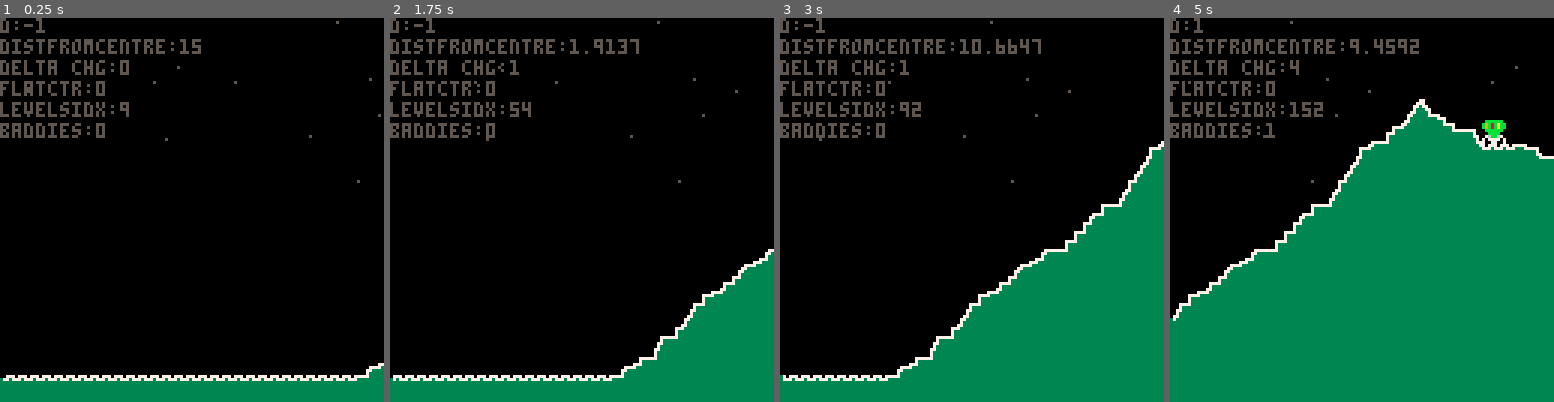
Above: before the commit, frames 1-4 (left to right).
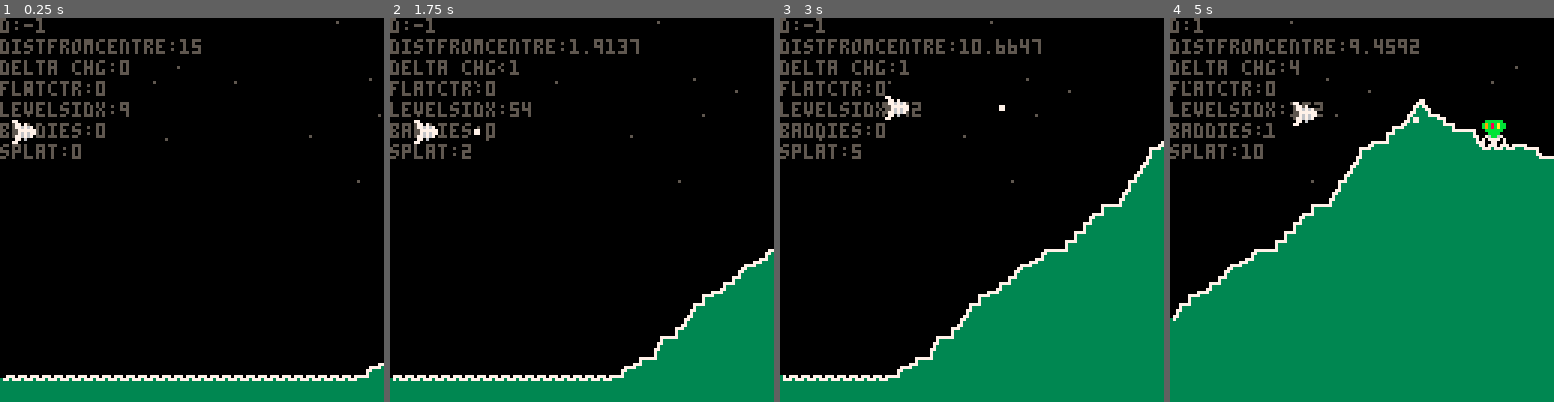
Above: after the commit, the same moments.

Repository: alexhunsley/pico-raider
Game: PICO-8 cartridge raider.p8
Same seed, same stepped clock (60 frames per second), same inputs: the game is played once before the commit and once after it.
Inputs:
- Up to frame 1 (0.25 s): no input
- Up to frame 2 (1.75 s): tap O (Z key) at 0.7, 1.7 s; hold Right from 1.6 s (still down)
- Up to frame 3 (3 s): release Right at 2.1 s; tap O (Z key) at 2.1, 2.5, 2.9 s; hold Up 2.15-2.42 s; hold Right from 2.47 s (still down)
- Up to frame 4 (5 s): release Right at 3.03 s; hold Left 3.08-3.58 s; tap O (Z key) every 0.4 s from 3.3 to 4.9 s; hold Down 3.63-3.97 s; hold Right 4.02-4.68 s; hold Up from 4.73 s (still down)

The runs differ from the first frame. In frame 1, 0.6% of the frame differs, in the area x 0-22%, y 26-37%; in frame 2, 0.6%; in frame 3, 0.6%; in frame 4, 0.7%, in the area x 0-65%, y 21-37%.

Commit message:
Add player ship, movement and firing of same

Diff:
--- a/raider.p8
+++ b/raider.p8
@@ -3,7 +3,17 @@
 __lua__
 baddies={}
 stars={}
+bullets={}
 numstars=10
+
+bulletfiredown=0
+bulletsmax=4
+splat=0
+
+playermaxx=80
+playerminx=4
+playermaxy=100
+playerminy=4
 
 level=120
 flatmode=1
@@ -57,8 +67,18 @@
  end
 end
 
+function initplayer()
+ player={}
+ player.x=playerminx
+ player.y=playerminy+30
+ player.xspeed=1
+ player.yspeed=1
+ player.spr=16
+end
+
 function _init()
  srand(314)
+ initplayer()
  createstars()
  for i=1,128 do
   if i%4 > 1 then
@@ -135,8 +155,57 @@
  end
 end
 
+function createnewbullet()
+ splat+=1
+ bullet={}
+ bullet.x=player.x+10
+ bullet.y=player.y+3
+ bullet.dx=10
+ bullet.dy=0
+ add(bullets,bullet)
+end
+
+function dofire(buttonid)
+ if count(bullets)>=bulletsmax then return end
+ createnewbullet()
+end
+
+function updateplayer()
+	if (btn(1) and
+	 player.x<playermaxx) then
+	  player.x=player.x+player.xspeed end
+ if (btn(0) and
+  player.x>playerminx) then
+   player.x=player.x-player.xspeed end
+	if (btn(3) and
+	 player.y<playermaxy) then
+	  player.y=player.y+player.yspeed end
+	if (btn(2) and
+	 player.y>playerminy) then
+	  player.y=player.y-player.yspeed end
+ if (btn(4)) then
+  if bulletfiredown==0 then
+   dofire(4)
+   bulletfiredown=1
+  end
+ else
+  bulletfiredown=0
+ end
+
+end
+
+function updatebullet(b)
+ b.x+=b.dx
+ b.y+=b.dy
+ if b.x>=128 then
+  del(bullets,b)
+ end
+end
+
 function _update()
 -- fr=(fr+1)%128
+ updateplayer()
+ foreach(bullets,updatebullet)
  levelsidx+=1
  updatelevel()
  foreach(stars,updatestar)
@@ -164,16 +233,30 @@
  pset(s.x,s.y,5)
 end
 
-function _draw()
- cls()
- foreach(stars,drawstar)
--- spr(1,1,80)
+function prdebug()
  print("d:"..leveldelta,0,0)
  print("distfromcentre:"..distfromcentre,0,7)
  print("delta chg:"..ldch,0,14)
  print("flatctr:"..flatcounter,0,21)
  print("levelsidx:"..levelsidx,0,28)
  print("baddies:"..count(baddies),0,35)
+ print("splat:"..splat,0,42)
+end
+
+function drawship()
+ spr(player.spr,
+  player.x,player.y)
+end
+
+function drawbullet(b)
+ rect(b.x,b.y,b.x+1,b.y+1,7)
+end
+
+function _draw()
+ cls()
+ foreach(stars,drawstar)
+-- spr(1,1,80)
+ prdebug()
  for x=0,128 do
   lidx=1+(x+levelsidx)%128
   line(x,128,
@@ -187,6 +270,8 @@
  end
 
  foreach(baddies,drawspr)
+ foreach(bullets,drawbullet)
+ drawship()
 end
 
 __gfx__
@@ -198,14 +283,14 @@
 00700700076bb6700000000000000000000000000000000000000000000000000000000000000000000000000000000000000000000000000000000000000000
 00000000707777070000000000000000000000000000000000000000000000000000000000000000000000000000000000000000000000000000000000000000
 00000000700770070000000000000000000000000000000000000000000000000000000000000000000000000000000000000000000000000000000000000000
-00000000000000000000000000000000000000000000000000000000000000000000000000000000000000000000000000000000000000000000000000000000
-00000000000000000000000000000000000000000000000000000000000000000000000000000000000000000000000000000000000000000000000000000000
-00000000000000000000000000000000000000000000000000000000000000000000000000000000000000000000000000000000000000000000000000000000
-00000000000000000000000000000000000000000000000000000000000000000000000000000000000000000000000000000000000000000000000000000000
-00000000000000000000000000000000000000000000000000000000000000000000000000000000000000000000000000000000000000000000000000000000
-00000000000000000000000000000000000000000000000000000000000000000000000000000000000000000000000000000000000000000000000000000000
-00000000000000000000000000000000000000000000000000000000000000000000000000000000000000000000000000000000000000000000000000000000
-00000000000000000000000000000000000000000000000000000000000000000000000000000000000000000000000000000000000000000000000000000000
+77000000000000000000000000000000000000000000000000000000000000000000000000000000000000000000000000000000000000000000000000000000
+07707000000000000000000000000000000000000000000000000000000000000000000000000000000000000000000000000000000000000000000000000000
+57767670000000000000000000000000000000000000000000000000000000000000000000000000000000000000000000000000000000000000000000000000
+55777777000000000000000000000000000000000000000000000000000000000000000000000000000000000000000000000000000000000000000000000000
+55767677000000000000000000000000000000000000000000000000000000000000000000000000000000000000000000000000000000000000000000000000
+57767670000000000000000000000000000000000000000000000000000000000000000000000000000000000000000000000000000000000000000000000000
+07706000000000000000000000000000000000000000000000000000000000000000000000000000000000000000000000000000000000000000000000000000
+77000000000000000000000000000000000000000000000000000000000000000000000000000000000000000000000000000000000000000000000000000000
 00000000000000000000000000000000000000000000000000000000000000000000000000000000000000000000000000000000000000000000000000000000
 00000000000000000000000000000000000000000000000000000000000000000000000000000000000000000000000000000000000000000000000000000000
 00000000000000000000000000000000000000000000000000000000000000000000000000000000000000000000000000000000000000000000000000000000
